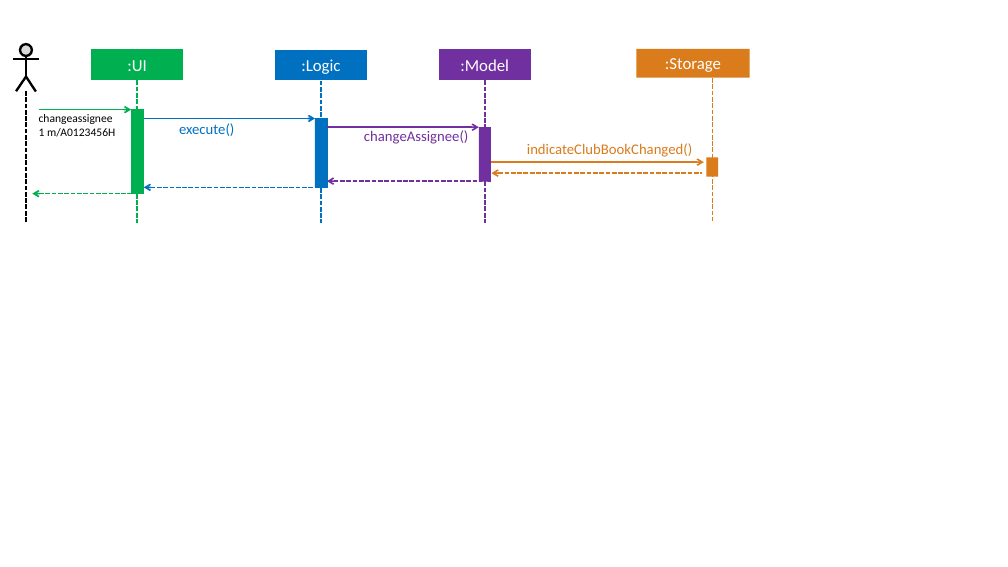
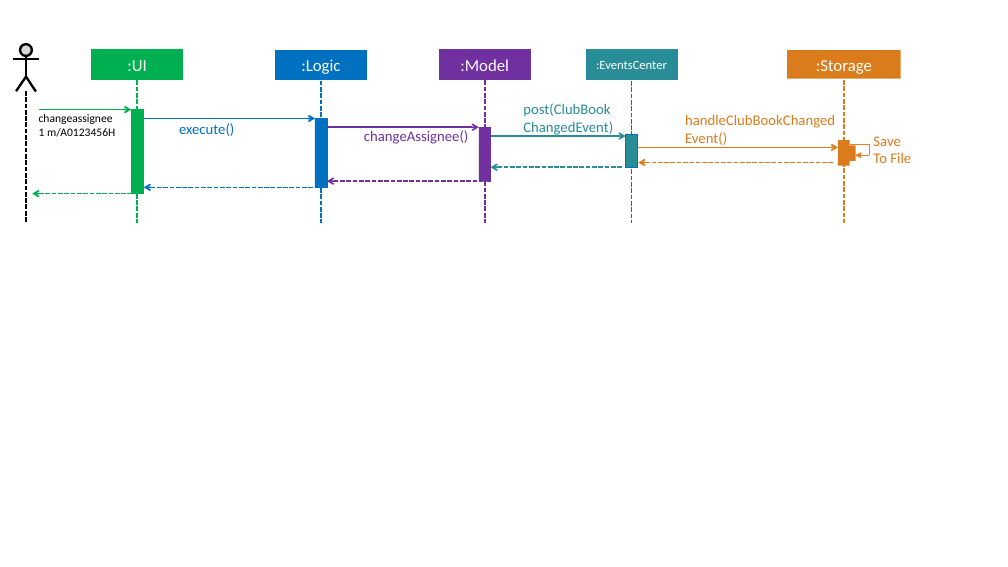
Before and after one commit to yash-chowdhary/addressbook-level4, a slide deck: slide 1 of docs/diagrams/SDforChangeAssignee.pptx. Drawn at 1008x567 pixels with LibreOffice and Linux fonts; fonts in the diff are those of the drawing. Boxes give left, top, right and bottom in pixels: in the first picture for what was removed or moved away, otherwise in the second. Text is boxed around its words. In the diff, an @@ line names an element or a change of style, - is before the commit and + after.

```diff
--- a/docs/diagrams/SDforChangeAssignee.pptx
+++ b/docs/diagrams/SDforChangeAssignee.pptx
@@ rectangle added at (x1=587, y1=50, x2=678, y2=79), fill #298D97, outline #298D97 1.5 pt, 12 pt, text #FFFFFF @@
+:EventsCenter
@@ rectangle ":Storage" moved from (x1=637, y1=49, x2=750, y2=78) to (x1=787, y1=50, x2=901, y2=79) @@
@@ line added from (631, 81) to (631, 224), #0070C0 1.5 pt dashed @@
@@ line moved from (712, 78) - (712, 221) to (844, 80) - (844, 222) @@
@@ text added at (x1=523, y1=103, x2=613, y2=136), 14 pt, text #298D97 @@
+post(ClubBook
+ChangedEvent)
@@ text added at (x1=685, y1=111, x2=842, y2=147), 14 pt, text #DA7B1C @@
+handleClubBookChangedEvent()
@@ arrow added from (491, 136) to (626, 136), #298D97 1.5 pt @@
@@ text removed at (x1=527, y1=143, x2=692, y2=157) @@
-indicateClubBookChanged()
@@ rectangle added at (x1=626, y1=134, x2=638, y2=167), fill #298D97, outline #0070C0 0.5 pt @@
@@ arrow moved from (492, 162) - (704, 162) to (638, 147) - (838, 147) @@
@@ rectangle resized from (x1=706, y1=157, x2=718, y2=177) to (x1=838, y1=140, x2=850, y2=166) @@
@@ rectangle added at (x1=849, y1=145, x2=856, y2=161), fill #DA7B1C @@
@@ line added from (850, 144) to (870, 144), #ED7D31 0.5 pt @@
@@ line added from (870, 144) to (870, 155), #ED7D31 0.5 pt @@
@@ text added at (x1=873, y1=136, x2=911, y2=163), 14 pt, text #DA7B1C @@
+Save
+To File
@@ arrow added from (623, 167) to (491, 167), #298D97 1.5 pt dashed @@
@@ arrow moved from (492, 173) - (702, 173) to (638, 163) - (834, 163) @@
@@ arrow added from (870, 155) to (855, 155), #ED7D31 0.5 pt @@
```
Also in this commit, not shown: 22 other files.
